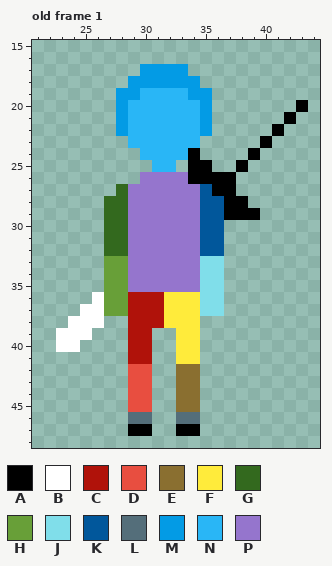
One commit to this pixel-art file: TinyRPG/Assets/Art/Player/32x32 Player/Player_Sword_Run_Down.aseprite. Above: the version before the commit.
64x64 pixels, 8 frames. Shown: old frame 1: x 21..44, y 15..48. The commit also changed other frames, which this record leaves out.
Visible layers, top first: "Head", "Left Arm (Blue)", "Left Leg (Yellow)", "Chest", "Right Arm (Green)", "Right Leg (Red)", "Layer 1".
Palette (. is transparent): A #000000  B #ffffff  C #b0120a  D #e84e40  E #8a6f30  F #ffeb3b  G #33691e  H #689f38  J #80deea  K #01579b  L #546e7a  M #039be5  N #29b6f6  P #9575cd
Pixels before, old frame 1, first column x 23:
17 .......MMMM..........
18 ......MMMMMM.........
19 .....MMNNNNMM........
20 .....MNNNNNNM.......A
21 .....MNNNNNNM......A.
22 .....MNNNNNNM.....A..
23 ......NNNNNN.....A...
24 .......NNNNA....A....
25 ........NN.AA..A.....
26 .......PPPPAAAA......
27 .....GPPPPPPKAA......
28 ....GGPPPPPPKKAA.....
29 ....GGPPPPPPKKAAA....
30 ....GGPPPPPPKK.......
31 ....GGPPPPPPKK.......
32 ....GGPPPPPPKK.......
33 ....HHPPPPPPJJ.......
34 ....HHPPPPPPJJ.......
35 ....HHPPPPPPJJ.......
36 ...BHHCCCFFFJJ.......
37 ..BBHHCCCFFFJJ.......
38 .BBB..CCCFFF.........
39 BBB...CC..FF.........
40 BB....CC..FF.........
41 ......CC..FF.........
42 ......DD..EE.........
43 ......DD..EE.........
44 ......DD..EE.........
45 ......DD..EE.........
46 ......LL..LL.........
47 ......AA..AA.........
New version:
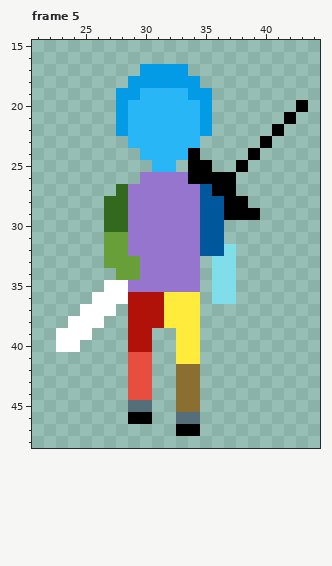
A new or re-ordered frame is compared with the old frame closest to it.
Commit message: Idle and run animations
From old to new:
frames re-ordered
Frame 5 against old frame 1, layers "Left Arm (Blue)", "Right Arm (Green)", "Right Leg (Red)":
Colour L becomes colour A in row 46 at x 29 to 30.
Colour H becomes colour B in rows 35 to 36 at x 27 to 28; in row 37 at x 27.
Colour C becomes colour D in row 41 at x 29 to 30.
Colour G becomes colour H in rows 31 to 32 at x 27 to 28.
Colour P becomes colour H in rows 33 to 34 at x 29.
The author put colour J in rows 32 to 36 at x 37.
Colour D becomes colour L in row 45 at x 29 to 30.
The author cleared colour A in row 47 at x 29 to 30.
The author cleared colour H in row 34 at x 27; in row 37 at x 28.
The author cleared colour J in rows 33 to 36 at x 35; in row 37 at x 35 to 36.
Changed places in both pictures, as pixel boxes (x1, y1, x2, y2):
changed: (104, 232, 236, 364)
changed: (128, 400, 152, 436)
